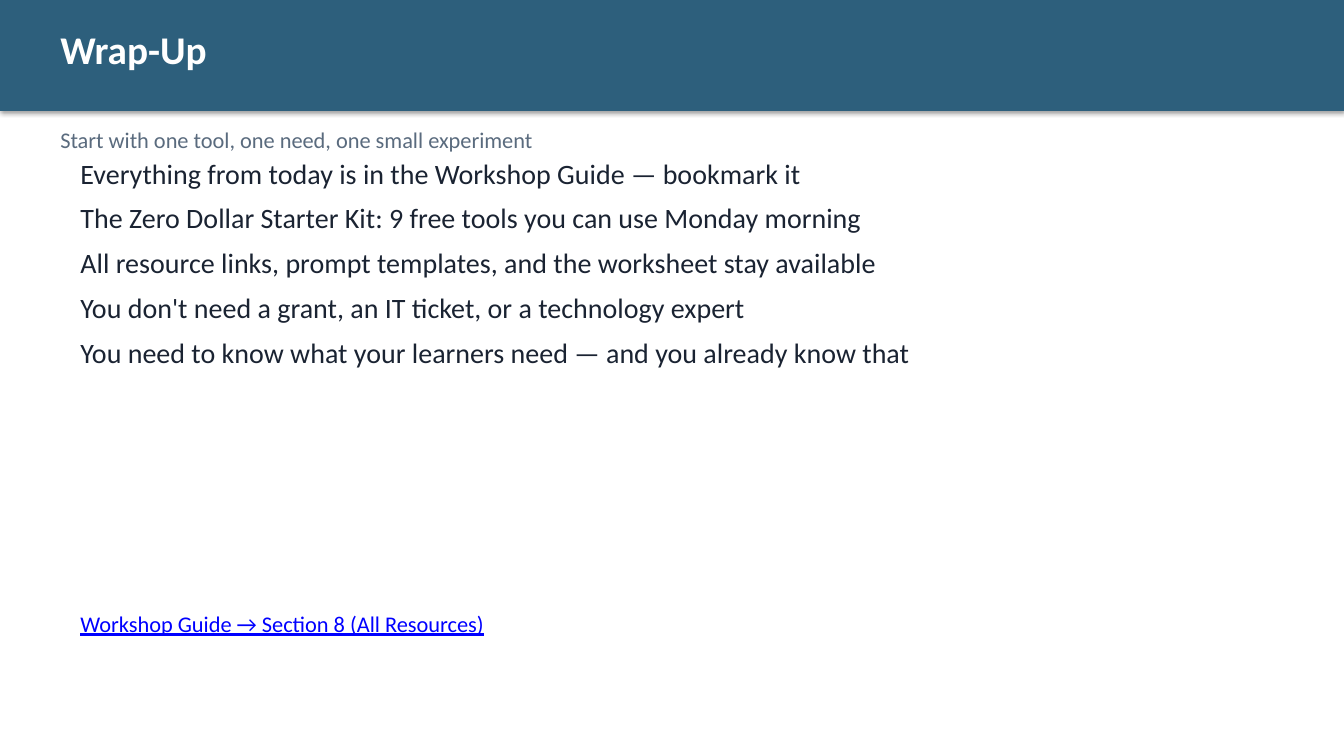
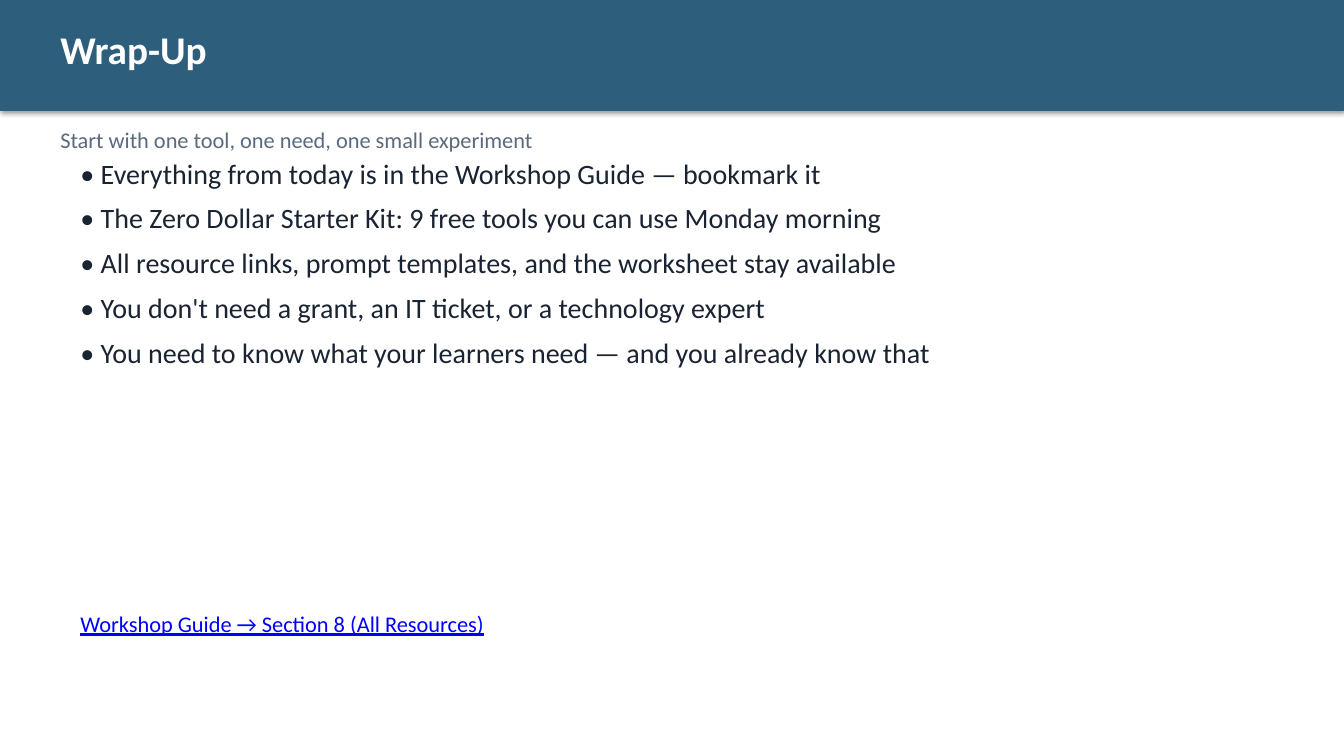
Before and after one commit to diana-brewer/digital-learning-unlocked, a slide deck: slide 28 of Digital Learning Unlocked - Slide Deck.pptx. Drawn at 1344x756 pixels with LibreOffice and Linux fonts; fonts in the diff are those of the drawing. Boxes give left, top, right and bottom in pixels: in the first picture for what was removed or moved away, otherwise in the second. Text is boxed around its words. In the diff, an @@ line names an element or a change of style, - is before the commit and + after.

```diff
--- a/Digital Learning Unlocked - Slide Deck.pptx
+++ b/Digital Learning Unlocked - Slide Deck.pptx
@@ text at (101,164,930,368): text changed @@
-Everything from today is in the Workshop Guide — bookmark it
-The Zero Dollar Starter Kit: 9 free tools you can use Monday morning
-All resource links, prompt templates, and the worksheet stay available
-You don't need a grant, an IT ticket, or a technology expert
-You need to know what your learners need — and you already know that
+• Everything from today is in the Workshop Guide — bookmark it
+• The Zero Dollar Starter Kit: 9 free tools you can use Monday morning
+• All resource links, prompt templates, and the worksheet stay available
+• You don't need a grant, an IT ticket, or a technology expert
+• You need to know what your learners need — and you already know that
```
Also in this commit, not shown: 20 other slides changed.
